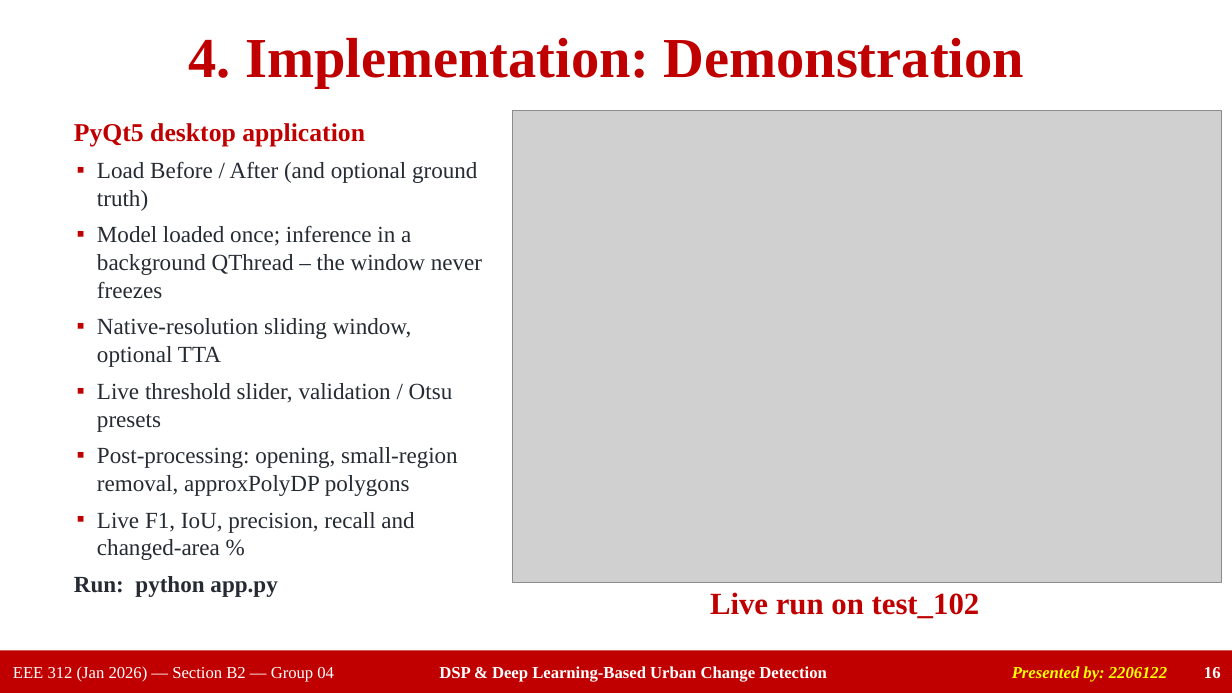
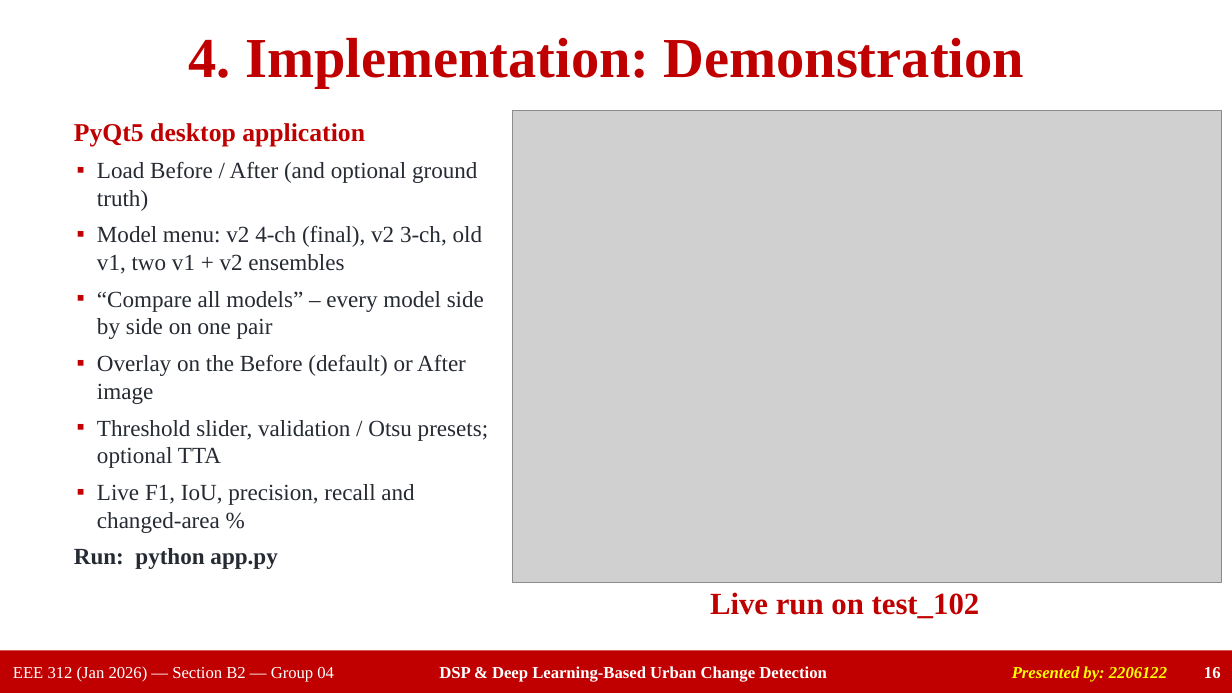
Before and after one commit to ahasanhabibkawsar/EEE-312-Group-04-Urban-change-detection-DSP-deep-learning-, a slide deck: slide 16 of presentation/Group04_EEE312_Final_Presentation.pptx. Drawn at 1232x693 pixels with LibreOffice and Linux fonts; fonts in the diff are those of the drawing; grey boxes stand for pictures. Boxes give left, top, right and bottom in pixels: in the first picture for what was removed or moved away, otherwise in the second. Text is boxed around its words. In the diff, an @@ line names an element or a change of style, - is before the commit and + after.

Commit message:
Add old model, ensembles and cross-dataset comparison; update GUI, report, slides, video script

```diff
--- a/presentation/Group04_EEE312_Final_Presentation.pptx
+++ b/presentation/Group04_EEE312_Final_Presentation.pptx
@@ text at <box>97,225,488,468</box>: text changed @@
-▪ Model loaded once; inference in a background QThread – the window never freezes
-▪ Native-resolution sliding window, optional TTA
-▪ Live threshold slider, validation / Otsu presets
-▪ Post-processing: opening, small-region removal, approxPolyDP polygons
+▪ Model menu: v2 4-ch (final), v2 3-ch, old v1, two v1 + v2 ensembles
+▪ “Compare all models” – every model side by side on one pair
+▪ Overlay on the Before (default) or After image
+▪ Threshold slider, validation / Otsu presets; optional TTA
```
Also in this commit, not shown: 5 other slides changed, 2 slides added, 1 slide removed, 21 other files.
